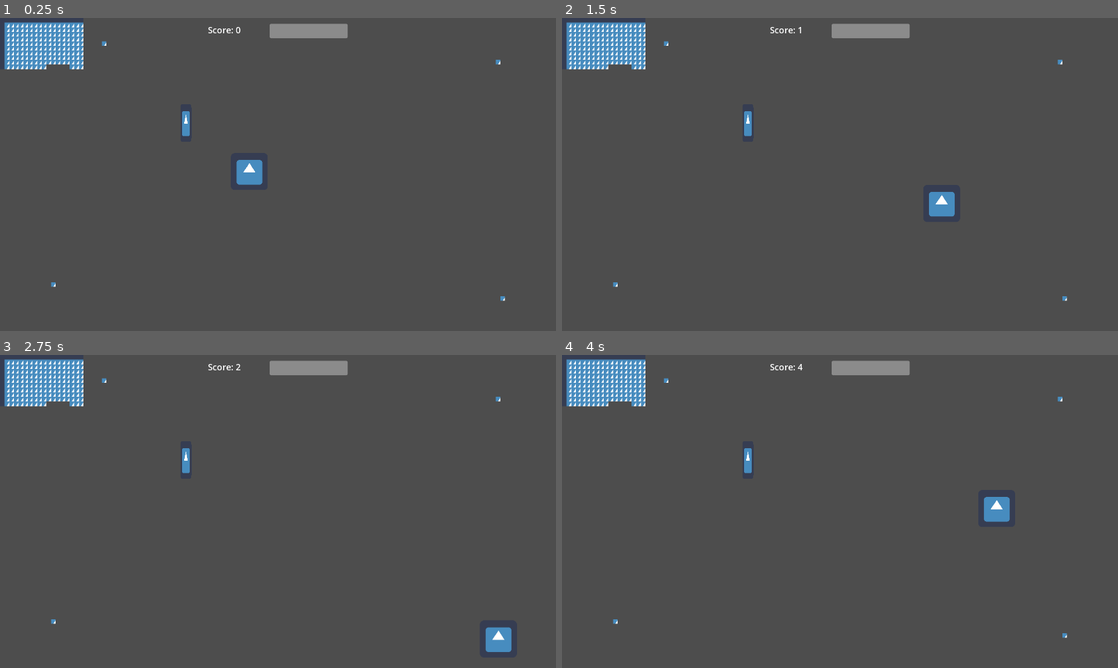
Above: before the commit, frames 1-4 (two rows, left to right).
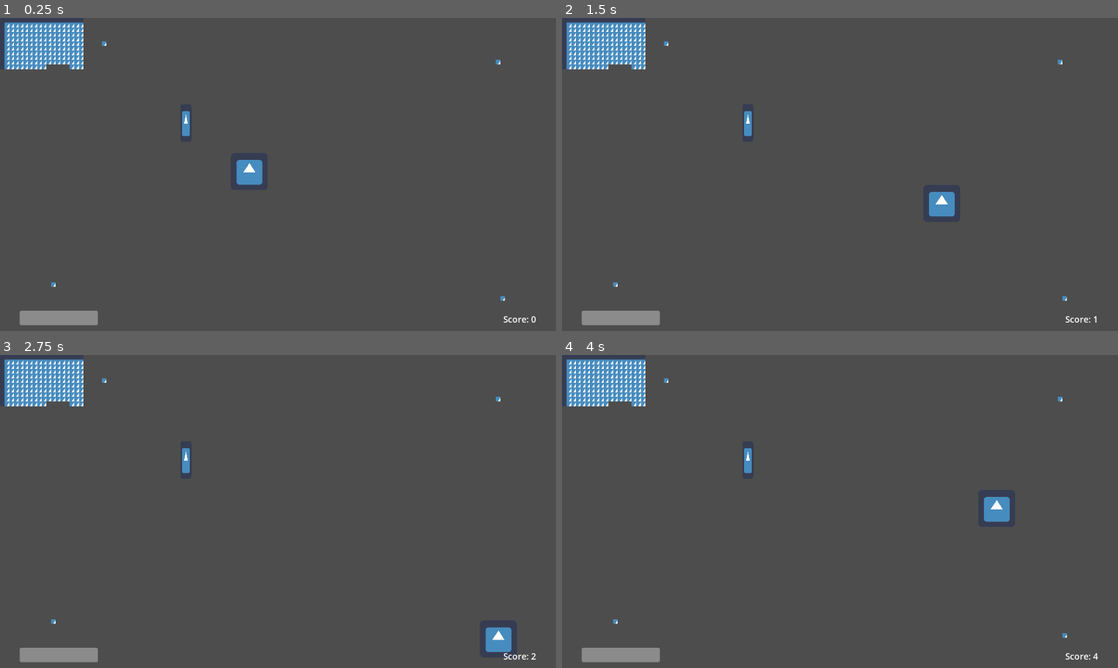
Above: after the commit, the same moments.

Repository: FeniXb3/LaughArena
Game: Godot game, scene res://Scenes/game.tscn
The game is run twice, just before and just after one commit, with the same random seed, the same clock (stepped at 60 frames per second) and the same inputs. The engine's default icon, where the game draws it, is replaced by a stand-in: a white triangle on a blue panel in a dark square.
Inputs (mouse positions are in pixels of both pictures, inside the frame that each line leads up to):
- Up to frame 1 (0.25 s): no input
- Up to frame 2 (1.5 s): tap Enter (ui_accept) at 0.5, 0.77 s; move the mouse to (962, 158) at 0.52 s; hold D (move_right) 0.53-1.28 s; tap Keypad 0 (Shoot) at 0.6, 1.35 s; click (962, 158) at 0.67 s; move the mouse to (728, 190) at 1.27 s; hold S (move_down) from 1.28 s (still down)
- Up to frame 3 (2.75 s): tap Enter (ui_accept) at 1.52 s; move the mouse to (333, 442) at 2.02 s; release S (move_down) at 2.03 s; hold D (move_right) from 2.03 s (still down); tap Keypad 0 (Shoot) at 2.1 s
- Up to frame 4 (4 s): move the mouse to (812, 574) at 2.77 s; release D (move_right) at 2.78 s; hold W (move_up) 2.78-3.53 s; tap Keypad 0 (Shoot) at 2.85, 3.6 s; click (812, 574) at 2.92 s; tap Enter (ui_accept) at 3.02, 3.77 s; move the mouse to (1006, 558) at 3.52 s; hold A (move_left) from 3.53 s (still down)

The runs differ from the first frame. In frame 1, 1.4% of the frame differs, in the area x 3-97%, y 1-99%; in frame 2, 1.4%; in frame 3, 1.4%; in frame 4, 1.4%.

Commit message:
score update

Diff:
--- a/Scenes/bulletHellMap.tscn
+++ b/Scenes/bulletHellMap.tscn
@@ -302,18 +302,19 @@
 
 [node name="VBoxContainer" type="HBoxContainer" parent="CanvasLayer/MarginContainer"]
 layout_mode = 2
-theme_override_constants/separation = 100
+theme_override_constants/separation = 1400
 alignment = 1
-
-[node name="Score" type="Label" parent="CanvasLayer/MarginContainer/VBoxContainer"]
-layout_mode = 2
-size_flags_horizontal = 0
-size_flags_vertical = 0
-theme_override_font_sizes/font_size = 30
-text = "Score: 0"
-script = ExtResource("8_5n763")
 
 [node name="HealthBar" parent="CanvasLayer/MarginContainer/VBoxContainer" instance=ExtResource("6_c27gw")]
 custom_minimum_size = Vector2(270, 50)
 layout_mode = 2
 size_flags_horizontal = 4
+size_flags_vertical = 8
+
+[node name="Score" type="Label" parent="CanvasLayer/MarginContainer/VBoxContainer"]
+layout_mode = 2
+size_flags_horizontal = 4
+size_flags_vertical = 8
+theme_override_font_sizes/font_size = 30
+text = "Score: 0"
+script = ExtResource("8_5n763")
